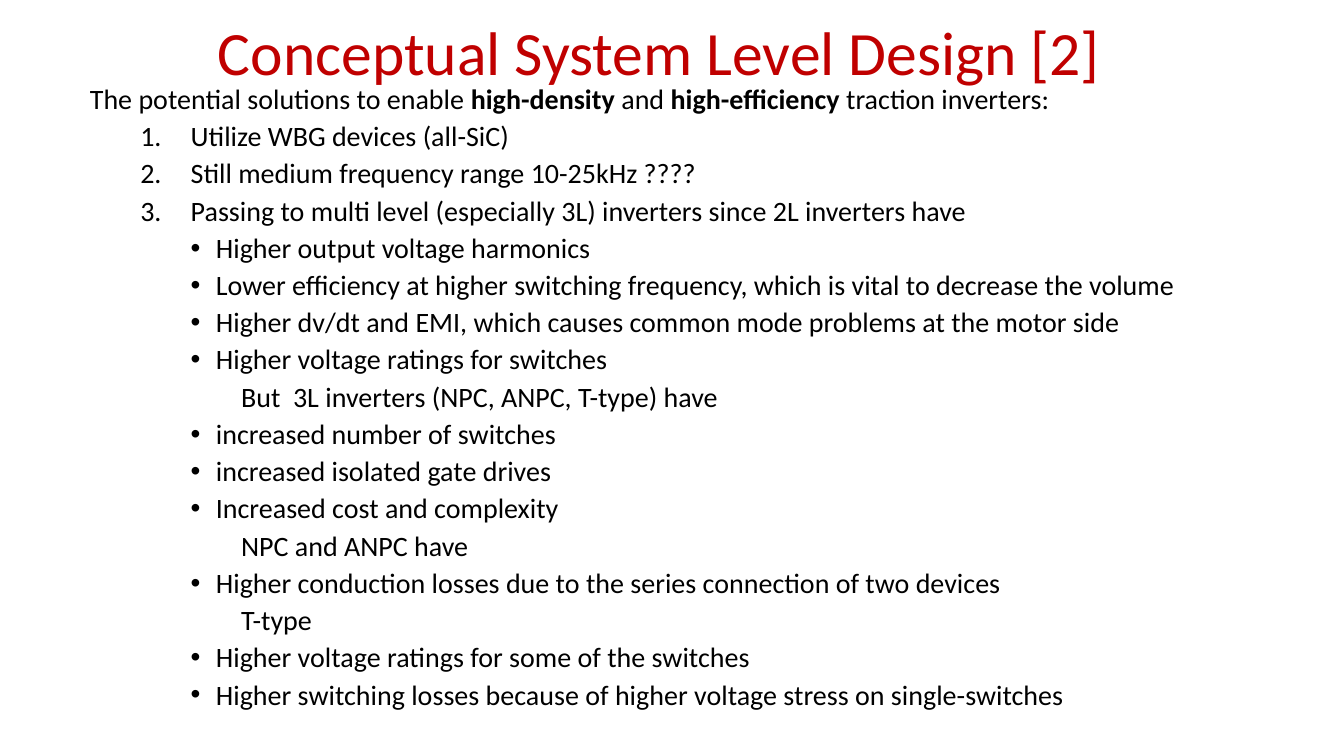
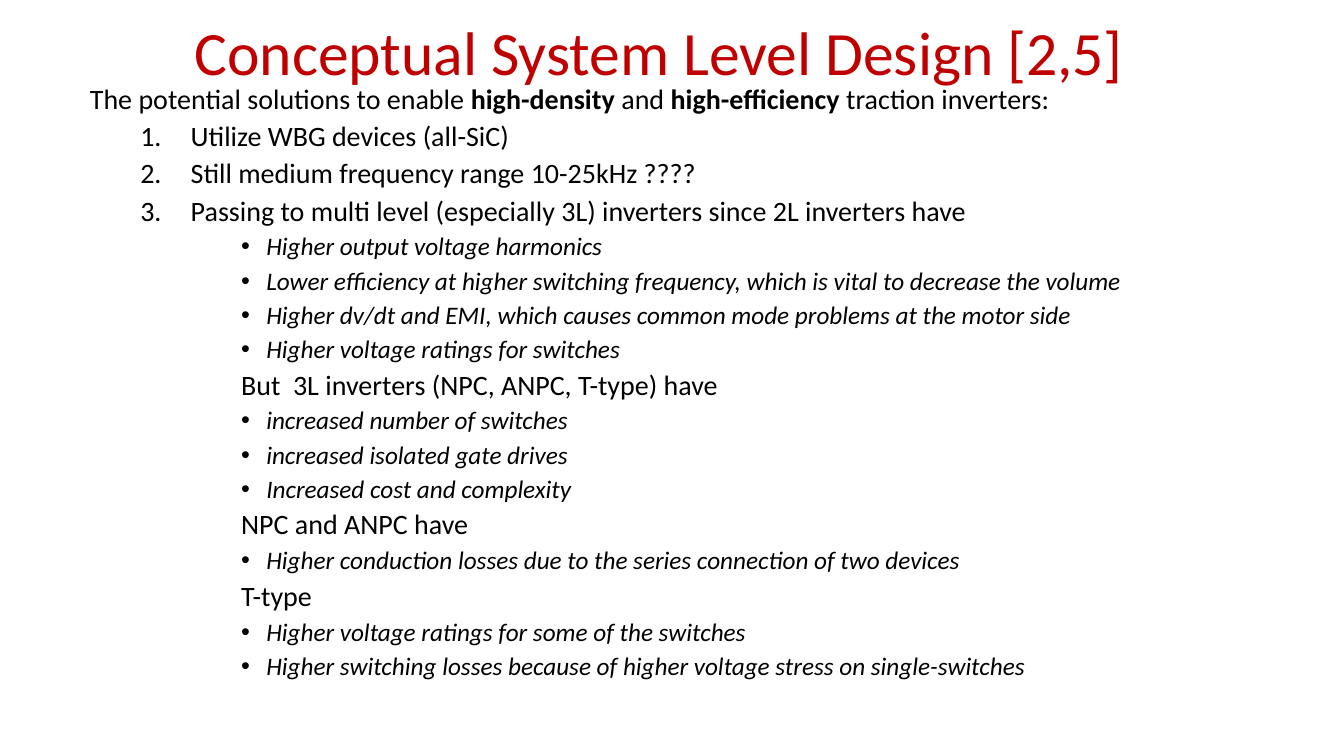
Before and after one commit to EnesAyaz/KTH, a slide deck: slide 3 of Weekly-Reports/InverterDesignConsideration.pptx. Drawn at 1344x756 pixels with LibreOffice and Linux fonts; fonts in the diff are those of the drawing. Boxes give left, top, right and bottom in pixels: in the first picture for what was removed or moved away, otherwise in the second. Text is boxed around its words. In the diff, an @@ line names an element or a change of style, - is before the commit and + after.

```diff
--- a/Weekly-Reports/InverterDesignConsideration.pptx
+++ b/Weekly-Reports/InverterDesignConsideration.pptx
@@ title at (195, 30, 1122, 86): text changed @@
-Conceptual System Level Design [2]
+Conceptual System Level Design [2,5]
@@ text at (266, 237, 1121, 680): size 20 to 18 pt, italic on in "Higher output voltage harmonics", "Lower efficiency at higher switching frequency, which ...", "Higher dv/dt and EMI, which causes common ...", "Higher voltage ratings for switches" and 6 more places; list level 3 to 4 in "Higher output voltage harmonics"; list level 3 to 4 in "Lower efficiency at higher switching ..."; list level 3 to 4 in "Higher dv/dt and EMI, which ..."; list level 3 to 4 in "Higher voltage ratings for switches"; list level 3 to 4 in "increased number of switches"; list level 3 to 4 in "increased isolated gate drives"; list level 3 to 4 in "Increased cost and complexity"; list level 3 to 4 in "Higher conduction losses due to ..."; list level 3 to 4 in "Higher voltage ratings for some ..."; list level 3 to 4 in "Higher switching losses because of ..." @@
```
Also in this commit, not shown: 5 other slides changed, 2 slides added, 1 slide removed, 1 other file.
